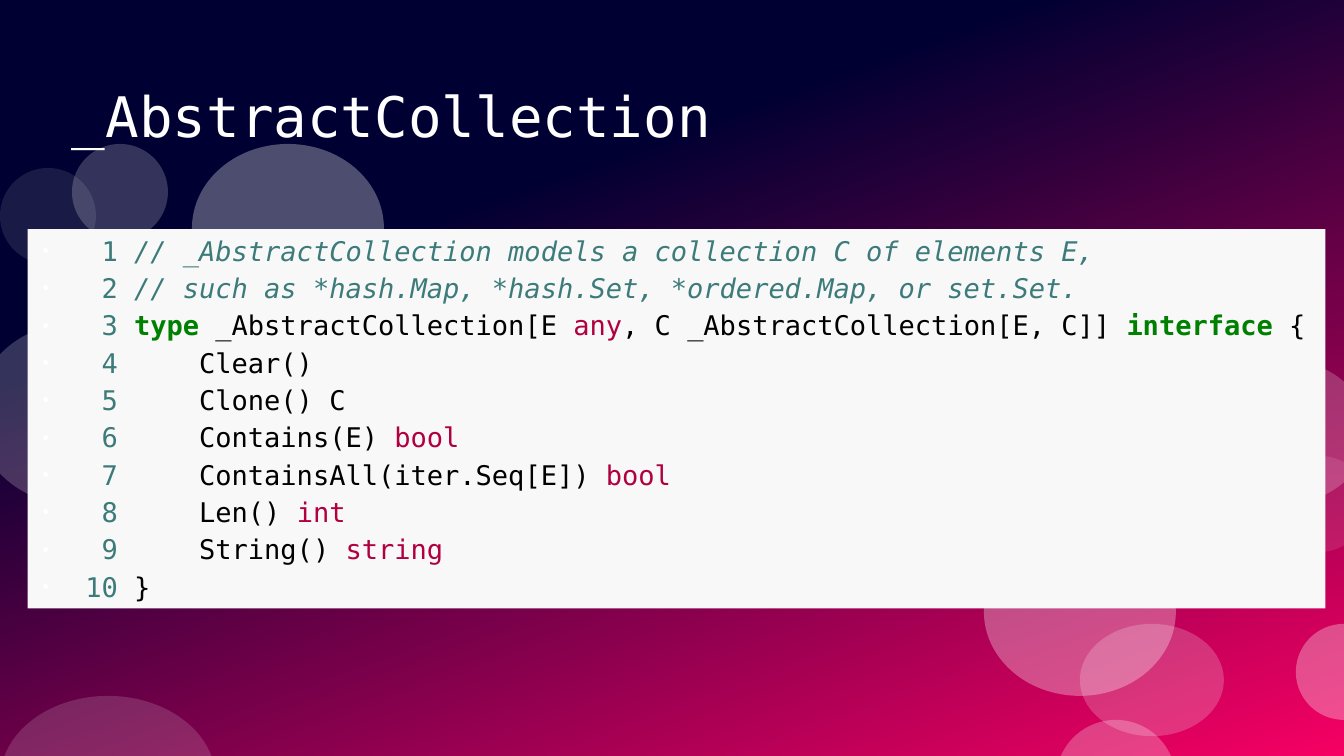
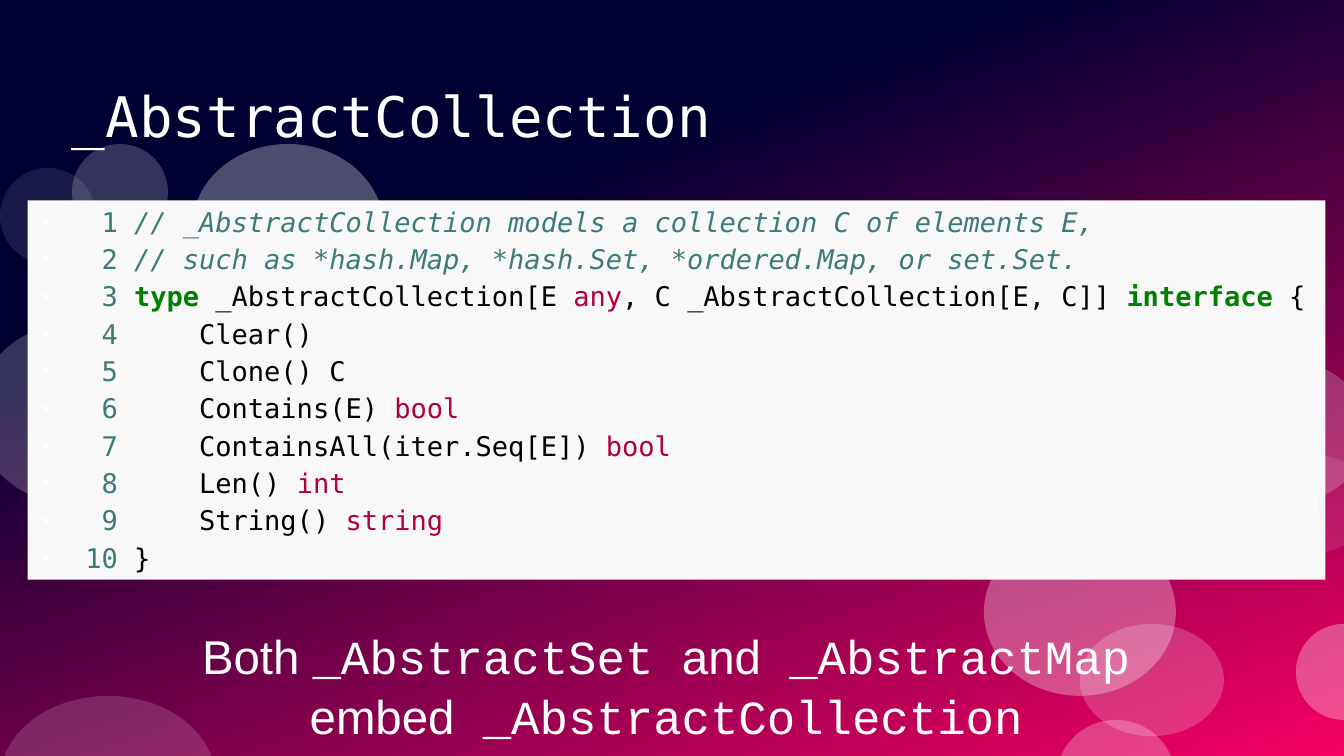
Before and after one commit to ramalho/sets-in-go, a slide deck: slide 33 of sets-in-go.odp (slide 36 before the commit). Drawn at 1344x756 pixels with LibreOffice and Linux fonts; fonts in the diff are those of the drawing. Boxes give left, top, right and bottom in pixels: in the first picture for what was removed or moved away, otherwise in the second. Text is boxed around its words. In the diff, an @@ line names an element or a change of style, - is before the commit and + after.

```diff
--- a/sets-in-go.odp
+++ b/sets-in-go.odp
@@ text "1 // _AbstractCollection models a ...": place and size @@
-text "1 // _AbstractCollection models a ..." at [28,229,1326,609]
+text "1 // _AbstractCollection models a ..." at [28,200,1326,579]
@@ text added at [202,639,1130,739], 28 pt, text #FFFFFF @@
+Both _AbstractSet and _AbstractMap
+embed _AbstractCollection
```
Also in this commit, not shown: 4 other slides changed, 9 slides added, 1 slide removed, 2 other files.
